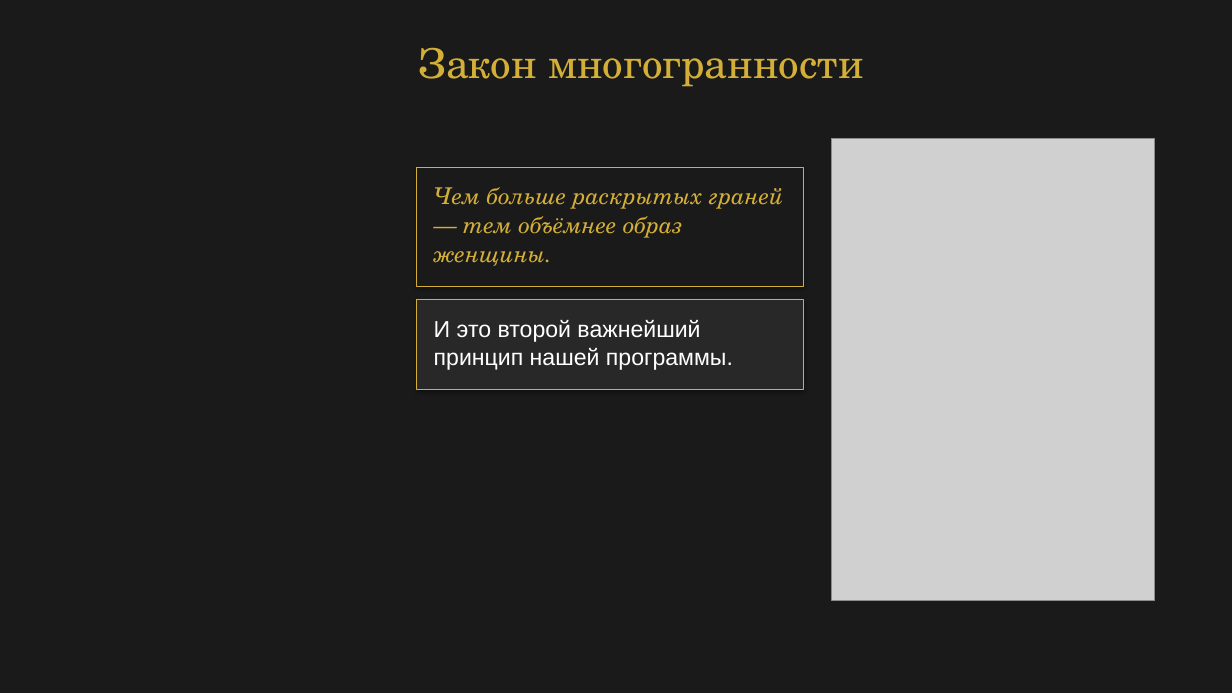
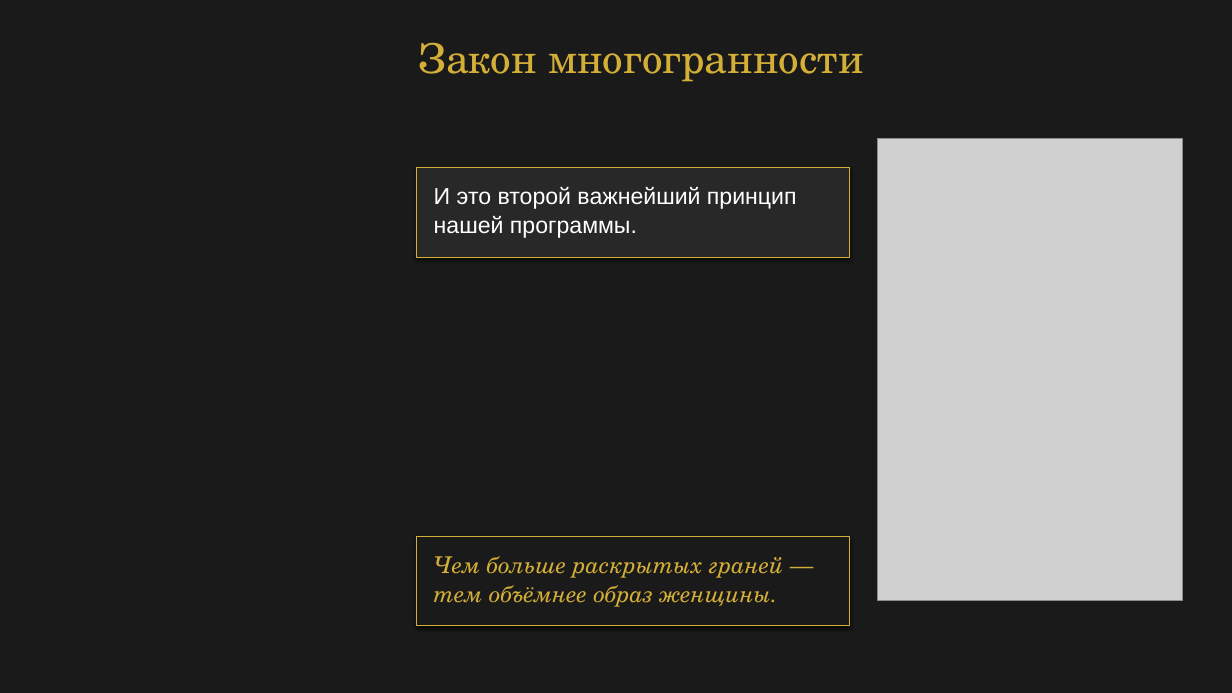
Before and after one commit to babylonofkommod-ai/-, a slide deck: slide 18 of Ваш Кристалл незабываемости.pptx. Drawn at 1232x693 pixels with LibreOffice and Linux fonts; fonts in the diff are those of the drawing; grey boxes stand for pictures. Boxes give left, top, right and bottom in pixels: in the first picture for what was removed or moved away, otherwise in the second. Text is boxed around its words. In the diff, an @@ line names an element or a change of style, - is before the commit and + after.

Commit message:
Replace stock images with generated fine-art metaphors and correct slide geometry

```diff
--- a/Ваш Кристалл незабываемости.pptx
+++ b/Ваш Кристалл незабываемости.pptx
@@ text "Закон многогранности": place and size @@
-text "Закон многогранности" at box(418, 47, 863, 87)
+text "Закон многогранности" at box(418, 42, 863, 82)
@@ picture: place and size @@
-picture at box(832, 139, 1155, 601)
+picture at box(878, 139, 1183, 601)
@@ rectangle: place and size @@
-rectangle at box(417, 167, 804, 287)
+rectangle at box(416, 167, 850, 258)
@@ rectangle at box(416, 167, 850, 258): fill #1A1A1A to #282828; outline #D4AF37 0.5 pt to none @@
@@ rectangle: place and size @@
-rectangle at box(417, 299, 804, 390)
+rectangle at box(417, 167, 850, 257)
@@ text at box(434, 187, 797, 238): spaces changed @@
-И это второй важнейший
-принцип нашей программы.
+И это второй важнейший принцип
+нашей программы.
@@ rectangle added at box(416, 536, 850, 627), fill #1A1A1A @@
@@ rectangle added at box(417, 536, 850, 626), fill #1A1A1A, outline #D4AF37 0.5 pt @@
@@ text at box(434, 556, 784, 607): text changed @@
-Чем больше раскрытых граней
-— тем объёмнее образ
-женщины.
+Чем больше раскрытых граней —
+тем объёмнее образ женщины.
```
Also in this commit, not shown: 21 other slides changed, 14 other files.
